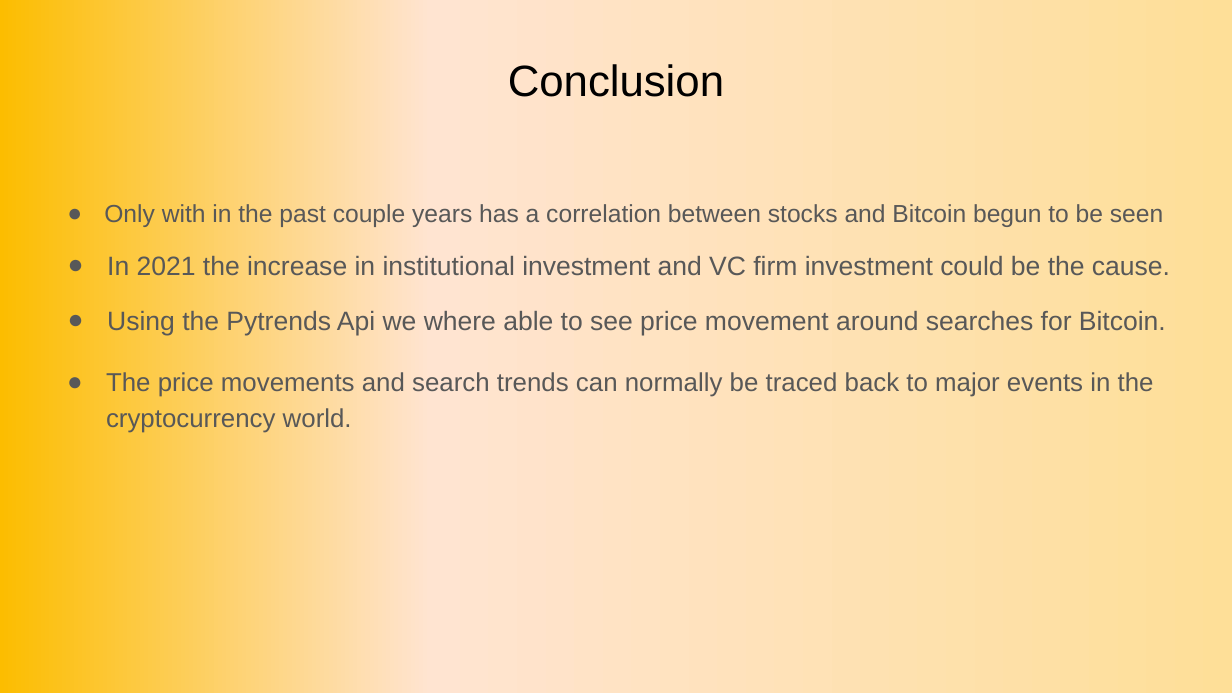
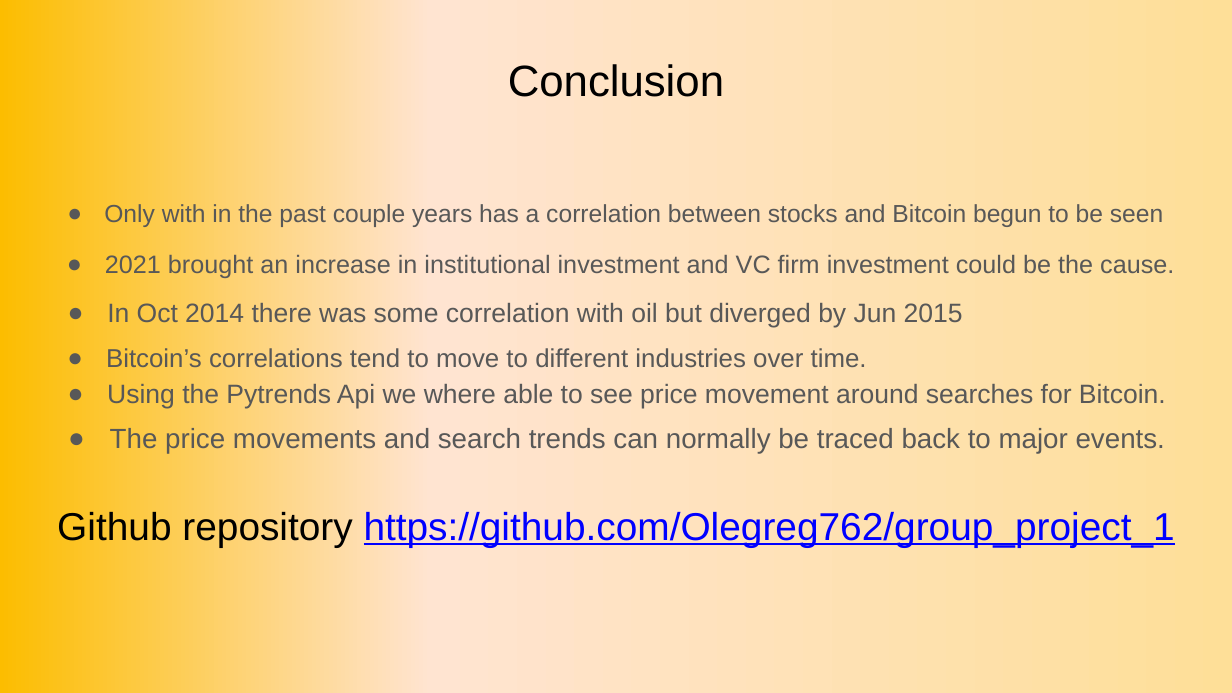
Before and after one commit to Olegreg762/group_project_1, a slide deck: slide 17 of BTC_Journey_Presentation.pptx (slide 10 before the commit). Drawn at 1232x693 pixels with LibreOffice and Linux fonts; fonts in the diff are those of the drawing. Boxes give left, top, right and bottom in pixels: in the first picture for what was removed or moved away, otherwise in the second. Text is boxed around its words. In the diff, an @@ line names an element or a change of style, - is before the commit and + after.

```diff
--- a/BTC_Journey_Presentation.pptx
+++ b/BTC_Journey_Presentation.pptx
@@ text at [105,255,1174,278]: text changed; size 15.5 to 14.8 pt @@
-● In 2021 the increase in institutional investment and VC firm investment could be the cause.
+● 2021 brought an increase in institutional investment and VC firm investment could be the cause.
@@ text added at [107,303,963,328], 15.5 pt, text #585858 @@
+● In Oct 2014 there was some correlation with oil but diverged by Jun 2015
@@ text added at [106,346,867,373], 15.1 pt, text #585858 @@
+● Bitcoin’s correlations tend to move to different industries over time.
@@ text "Using the Pytrends Api we ...": place and size @@
-text "Using the Pytrends Api we ..." at [107,311,1166,335]
+text "Using the Pytrends Api we ..." at [107,384,1166,409]
@@ text at [110,427,1165,454]: text changed; size 15.1 to 16.2 pt @@
-● The price movements and search trends can normally be traced back to major events in the cryptocurrency world.
+● The price movements and search trends can normally be traced back to major events.
@@ text added at [57,509,1175,547], 22.7 pt, text #0000FF, underline @@
+Github repository https://github.com/Olegreg762/group_project_1
```
Also in this commit, not shown: 1 other slide changed, 8 slides added, 1 slide removed, 4 other files.
